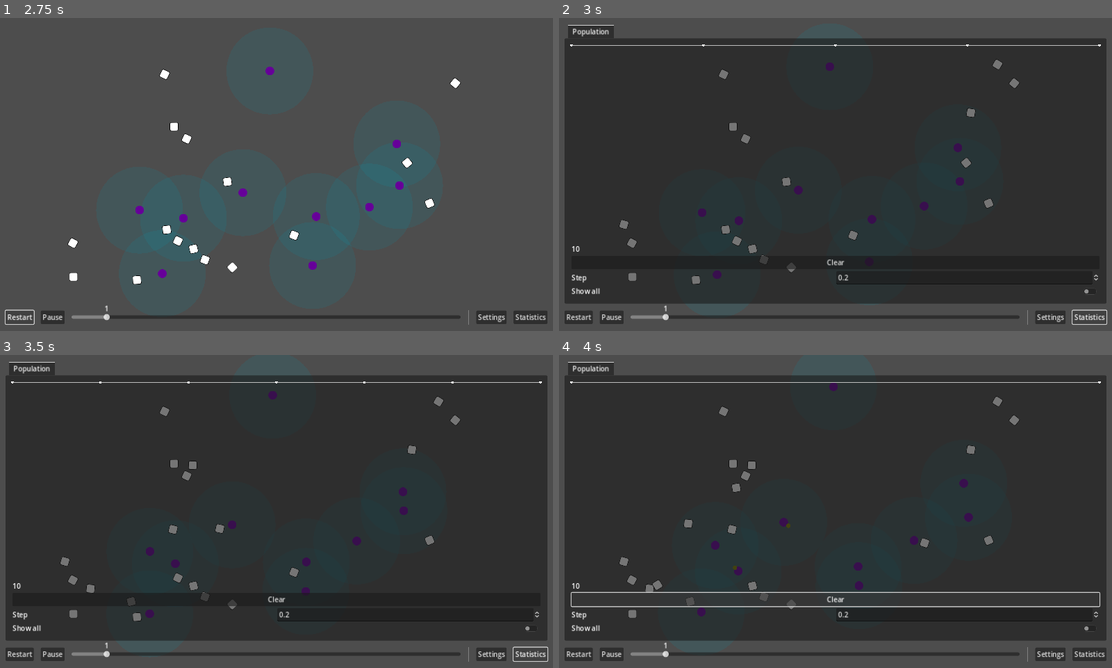
Above: before the commit, frames 1-4 (two rows, left to right).
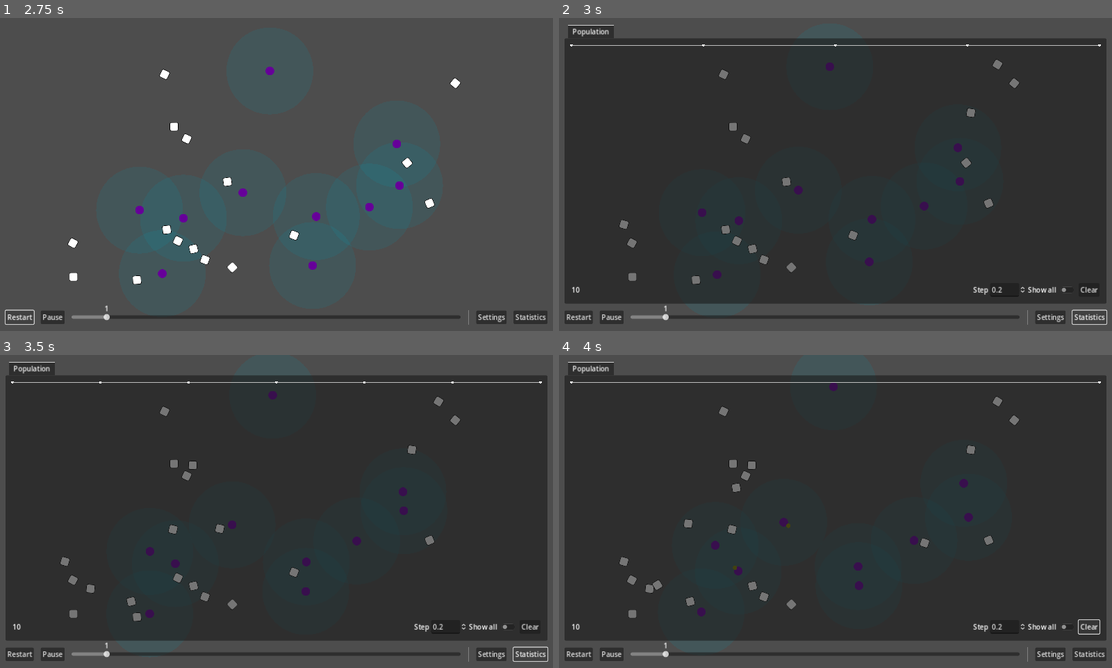
Above: after the commit, the same moments.

Repository: wivest/Natural-Selection
Game: Godot game, scene res://main.tscn
Same seed, same stepped clock (60 frames per second), same inputs: the game is played once before the commit and once after it.
Inputs:
- Up to frame 1 (2.75 s): click "Restart" at 0.5 s; click "Restart" at 1.25 s; click "Restart" at 2 s
- Up to frame 2 (3 s): click "Statistics" at 2.75 s
- Up to frame 3 (3.5 s): no input
- Up to frame 4 (4 s): click "Clear" at 3.5 s

Frame 1 is identical in both runs. In frame 2, 0.5% of the frame differs, in the area x 2-98%, y 72-89%; in frame 3, 0.5%; in frame 4, 1.5%, in the area x 2-98%, y 72-90%.

Commit message:
style: combine Control nodes into bar

Diff:
--- a/ui/tabs/statistics/statistics.tscn
+++ b/ui/tabs/statistics/statistics.tscn
@@ -27,46 +27,40 @@
 layout_mode = 2
 size_flags_vertical = 3
 
-[node name="Counter" type="Label" parent="Population/Population"]
+[node name="Parameters" type="HBoxContainer" parent="Population/Population"]
 layout_mode = 2
+
+[node name="Counter" type="Label" parent="Population/Population/Parameters"]
+layout_mode = 2
+size_flags_horizontal = 3
 script = ExtResource("1_epolv")
 
-[node name="Clear" type="Button" parent="Population/Population" node_paths=PackedStringArray("chart")]
+[node name="Label" type="Label" parent="Population/Population/Parameters"]
 layout_mode = 2
-text = "Clear"
-script = ExtResource("3_gml5g")
-chart = NodePath("../Graph")
-
-[node name="Step" type="HBoxContainer" parent="Population/Population"]
-layout_mode = 2
-
-[node name="Label" type="Label" parent="Population/Population/Step"]
-layout_mode = 2
-size_flags_horizontal = 3
 text = "Step"
 
-[node name="SpinBox" type="SpinBox" parent="Population/Population/Step" node_paths=PackedStringArray("chart")]
+[node name="SpinBox" type="SpinBox" parent="Population/Population/Parameters" node_paths=PackedStringArray("chart")]
 layout_mode = 2
-size_flags_horizontal = 3
 max_value = 5.0
 step = 0.02
 script = ExtResource("3_u5uim")
 chart = NodePath("../../Graph")
 
-[node name="ShowAll" type="HBoxContainer" parent="Population/Population"]
+[node name="Label2" type="Label" parent="Population/Population/Parameters"]
 layout_mode = 2
-
-[node name="Label" type="Label" parent="Population/Population/ShowAll"]
-layout_mode = 2
-size_flags_horizontal = 3
 text = "Show all"
 
-[node name="CheckButton" type="CheckButton" parent="Population/Population/ShowAll" node_paths=PackedStringArray("chart")]
+[node name="CheckButton" type="CheckButton" parent="Population/Population/Parameters" node_paths=PackedStringArray("chart")]
 layout_mode = 2
-size_flags_horizontal = 3
 script = ExtResource("5_3clw3")
 chart = NodePath("../../Graph")
 
-[connection signal="pressed" from="Population/Population/Clear" to="Population/Population/Clear" method="_on_pressed"]
-[connection signal="value_changed" from="Population/Population/Step/SpinBox" to="Population/Population/Step/SpinBox" method="_on_value_changed"]
-[connection signal="toggled" from="Population/Population/ShowAll/CheckButton" to="Population/Population/ShowAll/CheckButton" method="_on_toggled"]
+[node name="Clear" type="Button" parent="Population/Population/Parameters" node_paths=PackedStringArray("chart")]
+layout_mode = 2
+text = "Clear"
+script = ExtResource("3_gml5g")
+chart = NodePath("../../Graph")
+
+[connection signal="value_changed" from="Population/Population/Parameters/SpinBox" to="Population/Population/Parameters/SpinBox" method="_on_value_changed"]
+[connection signal="toggled" from="Population/Population/Parameters/CheckButton" to="Population/Population/Parameters/CheckButton" method="_on_toggled"]
+[connection signal="pressed" from="Population/Population/Parameters/Clear" to="Population/Population/Parameters/Clear" method="_on_pressed"]
